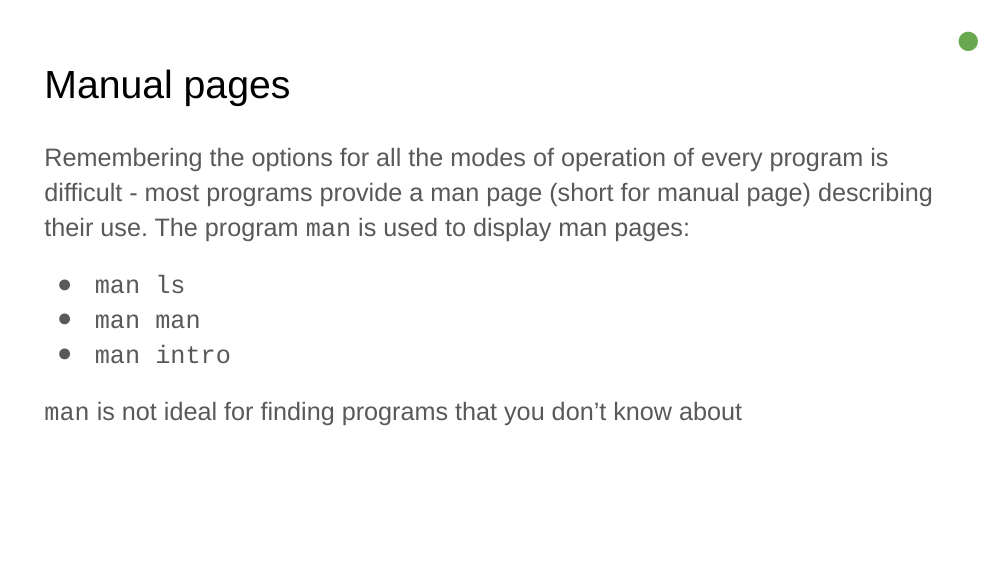
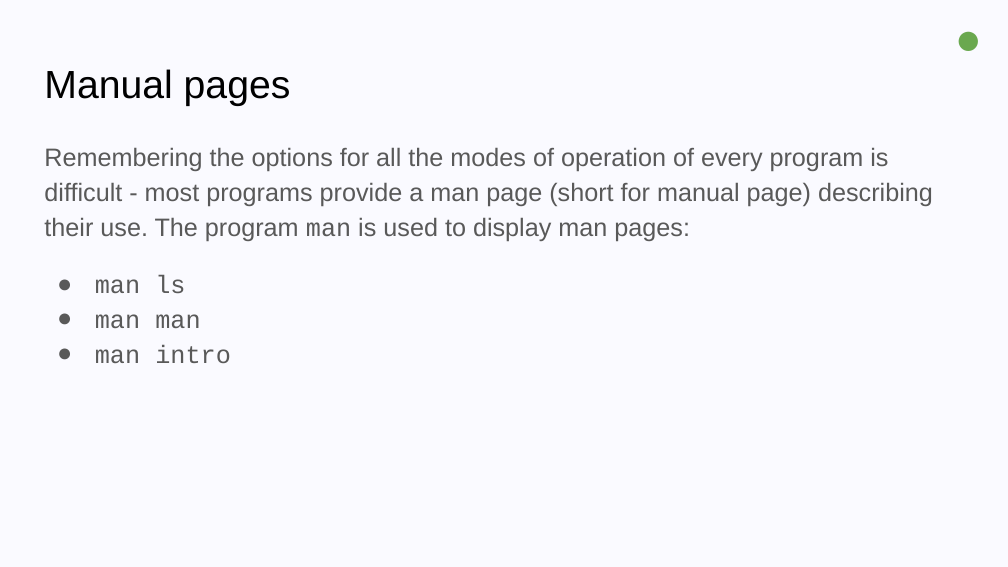
Before and after one commit to itlfiles/docs, a slide deck: slide 56 of Intro to Linux.pptx. Drawn at 1008x567 pixels with LibreOffice and Linux fonts; fonts in the diff are those of the drawing. Boxes give left, top, right and bottom in pixels: in the first picture for what was removed or moved away, otherwise in the second. Text is boxed around its words. In the diff, an @@ line names an element or a change of style, - is before the commit and + after.

```diff
--- a/Intro to Linux.pptx
+++ b/Intro to Linux.pptx
@@ background #FFFFFF to #FAFAFF @@
@@ text at bbox=[44, 401, 742, 425]: paragraph removed @@
-man is not ideal for finding programs that you don’t know about
```
Also in this commit, not shown: 134 other slides changed, 1 slide added, 2 slides removed, 1 other file.
